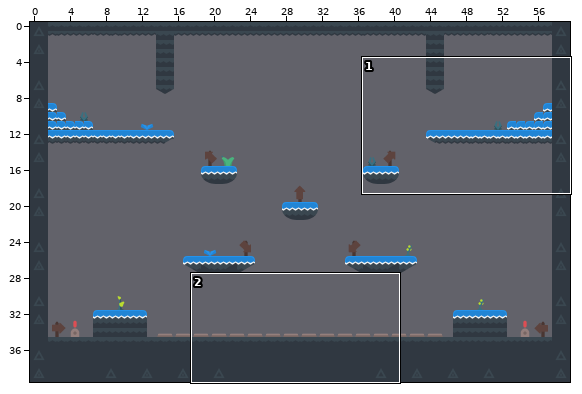
An edit to a level. Tiled map, ProyectosHito2/KOTJ_CargaMapas/resources/mapas/mapaCueva.tmx. The first picture is a wide view before the edit; the outline marks the close-up.
Close-up. Earlier state:
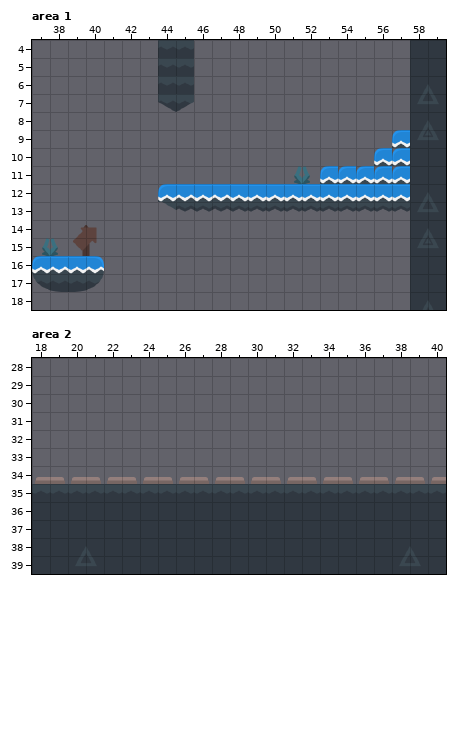
Cells are 32x32 px. Shown: area 1 x 37..59, y 4..18; area 2 x 18..40, y 28..39. The commit also changed other parts of the map, which this record leaves out.
The result:
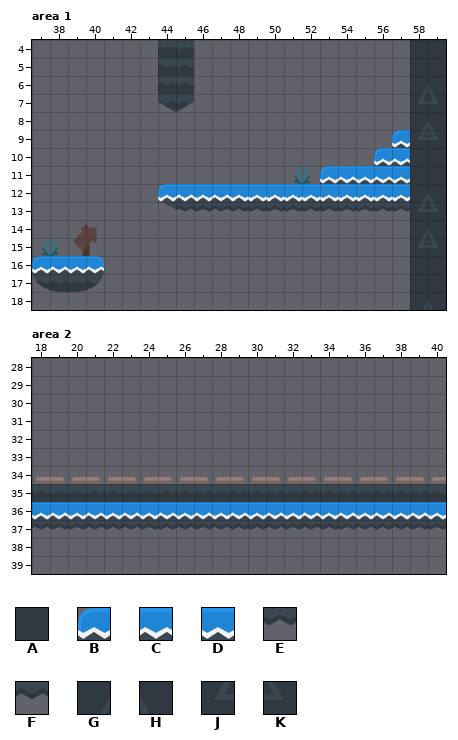
Key: from "tilesheet_complete": A 528, B 530, C 531, D 532, E 582, F 583, G 616, H 617, J 660, K 661.
_ is an empty cell, . an unchanged one.
Edits made:
--- layer "Escenario", area 1
@@ x 54..57 @@
-10 ...B
-11 BBBB
+10 ...C
+11 CDCD
--- layer "Escenario", area 2
@@ x 18..40 @@
-36 AAAAAAAAAAAAAAAAAAAAAAA
-37 AAAAAAAAAAAAAAAAAAAAAAA
-38 AAGHAAAAAAAAAAAAAAAAGHA
-39 AAJKAAAAAAAAAAAAAAAAJKA
+36 DCDCDCDCDCDCDCDCDCDCDCD
+37 FEEFEFEEFEFEEFEFEEFEFEE
+38 _______________________
+39 _______________________
Boxes around the changes in both close-ups, in picture pixels (x1, y1, x2, y2):
changed: (338, 148, 410, 184)
changed: (32, 502, 446, 574)
